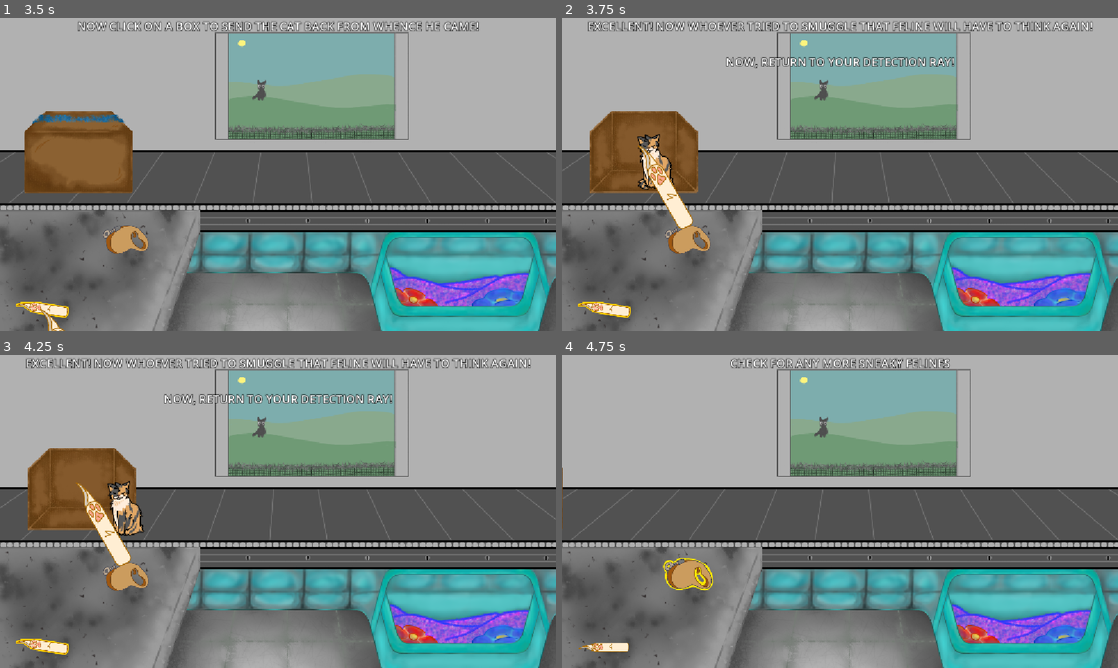
Above: before the commit, frames 1-4 (two rows, left to right).
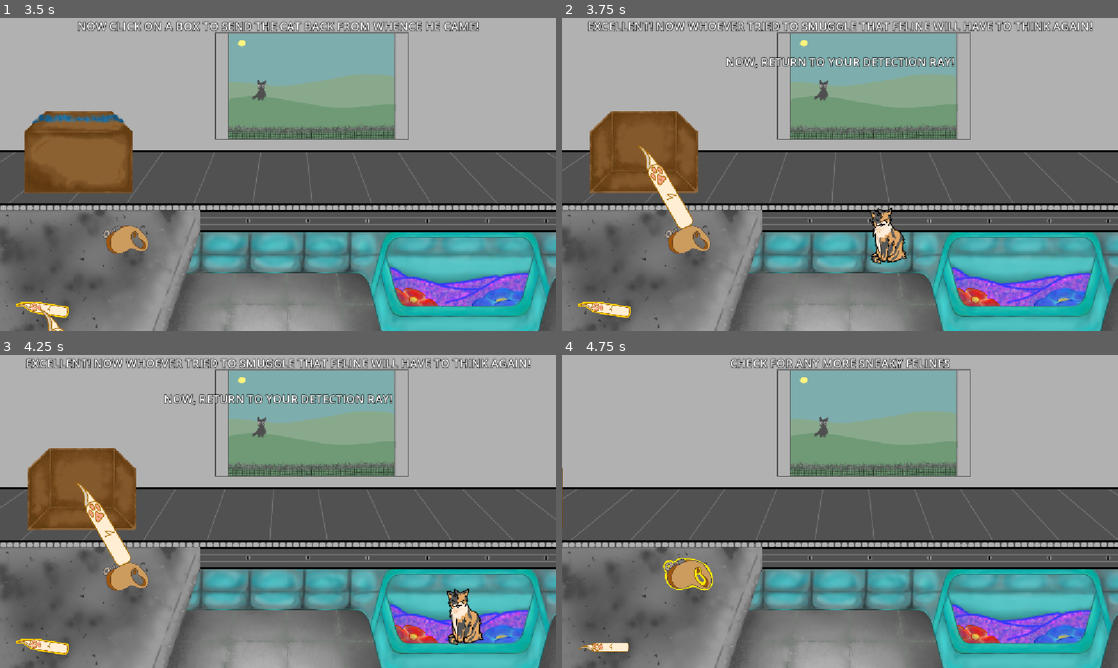
Above: after the commit, the same moments.

Repository: zwiebelkaramell/KITTY-KONTRABAND
Game: Godot game, scene res://Assets/Scenes/Startup.tscn
The game is run twice, just before and just after one commit, with the same random seed, the same clock (stepped at 60 frames per second) and the same inputs. Sound files missing from this copy of the repository are replaced by a short silence.
Inputs (mouse positions are in pixels of both pictures, inside the frame that each line leads up to):
- Up to frame 1 (3.5 s): click (278, 155) at 0.5 s; click (127, 240) at 1.25 s; click (5, 146) at 2 s; click (44, 312) at 2.75 s
- Up to frame 2 (3.75 s): click (639, 146) at 3.5 s
- Up to frame 3 (4.25 s): no input
- Up to frame 4 (4.75 s): click (689, 577) at 4.25 s

Frame 1 is identical in both runs. In frame 2, 1.2% of the frame differs, in the area x 13-62%, y 37-79%; in frame 3, 1.6%, in the area x 19-87%, y 40-93%; in frame 4, nothing differs.

Commit message:
fixed cat lerping

Diff:
--- a/Assets/Scripts/xray.gd
+++ b/Assets/Scripts/xray.gd
@@ -2,11 +2,18 @@
 
 var cont_obj: Object
 var deposit = false
+var first_time = true
+var initial_position: Vector2
+var t = 0
 @onready var hitbox = $Contents/Area2D
 
 func _process(delta: float) -> void:
 	if deposit:
-		$Contents.global_position = lerp($Contents.global_position, (Vector2(850,480)), 0.003)
+		t += delta
+		if first_time:
+			initial_position = $Contents.global_position
+			first_time = false
+		$Contents.global_position = lerp(initial_position, (Vector2(850,480)), ease(t, 0.2))
 
 func pass_obj(obj: Object):
 	cont_obj = obj
Not shown, changed: export_presets.cfg
